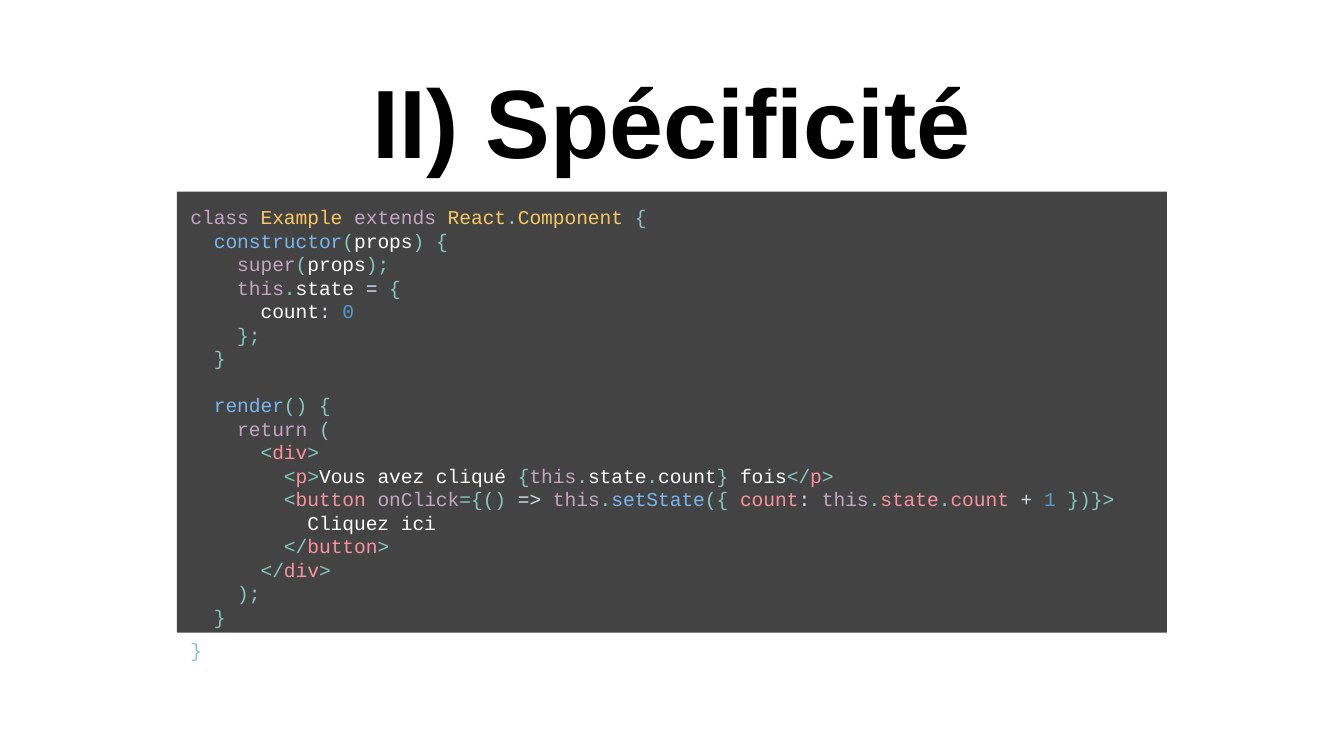
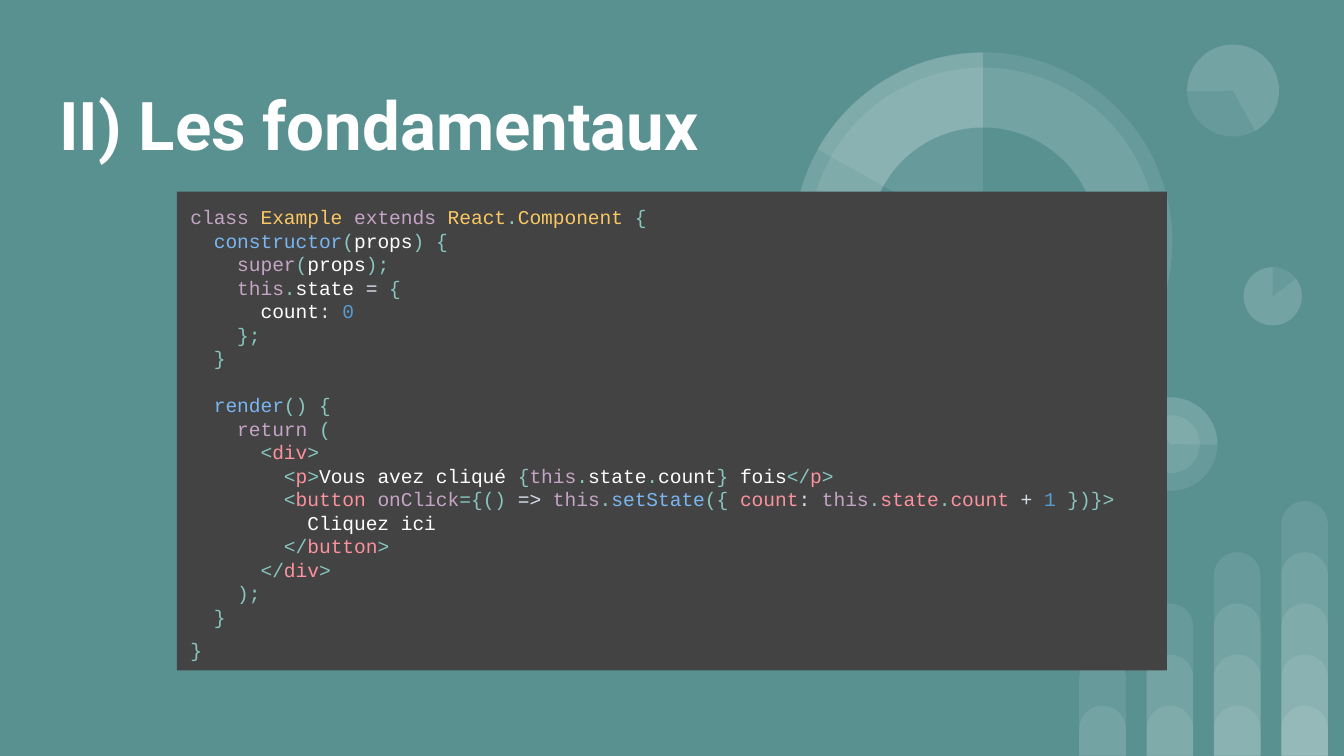
Before and after one commit to FXpel/IFI_React, a slide deck: slide 4 of cours/IFI_React.pptx. Drawn at 1344x756 pixels with LibreOffice and Linux fonts; fonts in the diff are those of the drawing. Boxes give left, top, right and bottom in pixels: in the first picture for what was removed or moved away, otherwise in the second. Text is boxed around its words. In the diff, an @@ line names an element or a change of style, - is before the commit and + after.

```diff
--- a/cours/IFI_React.pptx
+++ b/cours/IFI_React.pptx
@@ background #FFFFFF to #599191 @@
@@ title "II) Les fondamentaux" at (59,97,699,165): vertical alignment bottom to middle @@
@@ group added at (741,0,1301,491): 7 ellipses, 5 pie slice (boxed as its full ellipse)s @@
@@ title at (59,97,699,165): text changed; size 52 to 36 pt; font Arial to Roboto; text colour #000000 to #FFFFFF @@
-II) Spécificité
+II) Les fondamentaux
@@ rectangle "class Example extends React.Component {": place and size @@
-rectangle "class Example extends React.Component {" at (177,192,1168,633)
+rectangle "class Example extends React.Component {" at (177,192,1168,671)
@@ group added at (1079,501,1328,755): 14 round same rects @@
```
Also in this commit, not shown: 7 other slides changed, 7 slides added, 3 slides removed, 1 other file.
